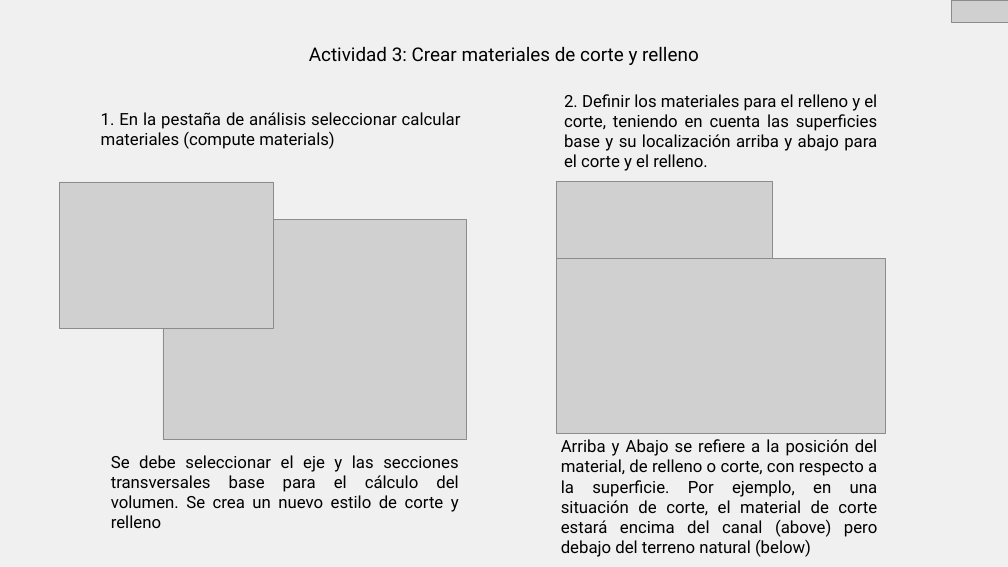
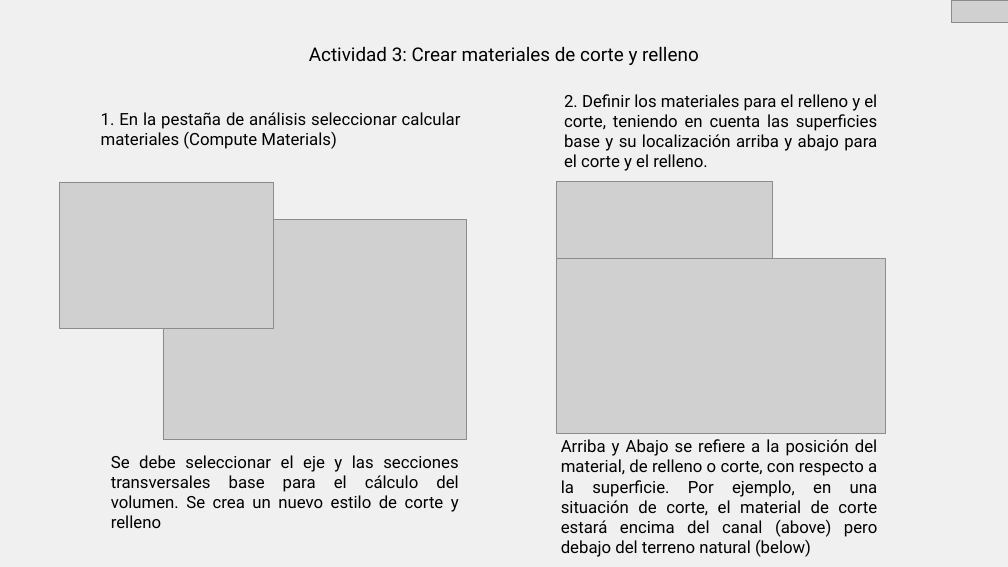
Before and after one commit to rcfdtools/R.HCMC, a slide deck: slide 6 of activity/M02A08/M02A08.pptx. Drawn at 1008x567 pixels with LibreOffice and Linux fonts; fonts in the diff are those of the drawing; grey boxes stand for pictures. Boxes give left, top, right and bottom in pixels: in the first picture for what was removed or moved away, otherwise in the second. Text is boxed around its words. In the diff, an @@ line names an element or a change of style, - is before the commit and + after.

```diff
--- a/activity/M02A08/M02A08.pptx
+++ b/activity/M02A08/M02A08.pptx
@@ text at box(101, 112, 461, 149): text changed @@
-1. En la pestaña de análisis seleccionar calcular materiales (compute materials)
+1. En la pestaña de análisis seleccionar calcular materiales (Compute Materials)
```
Also in this commit, not shown: 4 other slides changed, 1 other file.
